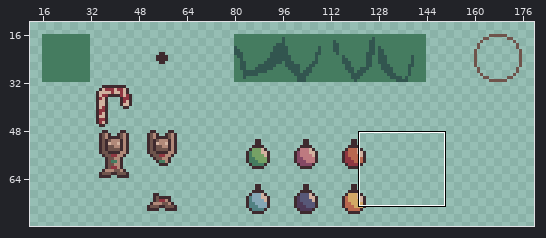
Sprite sheet, stored at Jame Gam/Assets/Assets/SpriteSheet.png. The picture above shows the old version from afar; the outline marks the close-up.
Close-up. Before:
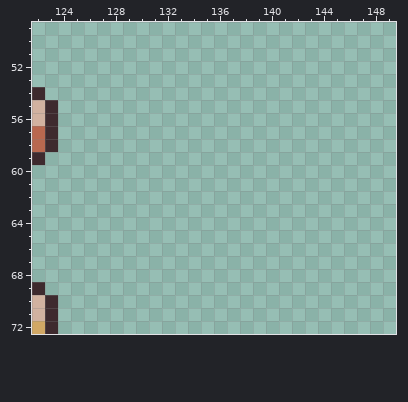
The file is 256x256 pixels. Shown: x 122..149, y 49..72. The wide view leaves out empty margins.
After:
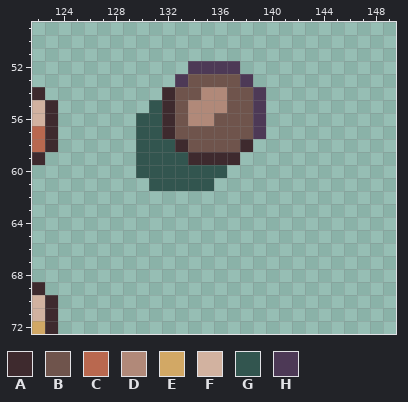
Palette (. is transparent): A #3e2a2e  B #6f544c  C #b9684f  D #b18979  E #d2a865  F #d2b2a0  G #32554f  H #4d3956
What changed:
y 52: x 134..137 .... -> HHHH
y 53: x 133..138 ...... -> HBBBBH
y 54: x 132..139 ........ -> ABBDDBBH
y 55: x 131..139 ......... -> GABDDDBBH
y 56: x 130..139 .......... -> GGABDDBBBH
y 57: x 130..139 .......... -> GGABBBBBBH
y 58: x 130..138 ......... -> GGGABBBBA
y 59: x 130..137 ........ -> GGGGAAAA
y 60: x 130..136 ....... -> GGGGGGG
y 61: x 131..135 ..... -> GGGGG
Pixel boxes of the changes (left, top, right, bottom) in both close-ups:
added: (136, 61, 266, 191)
